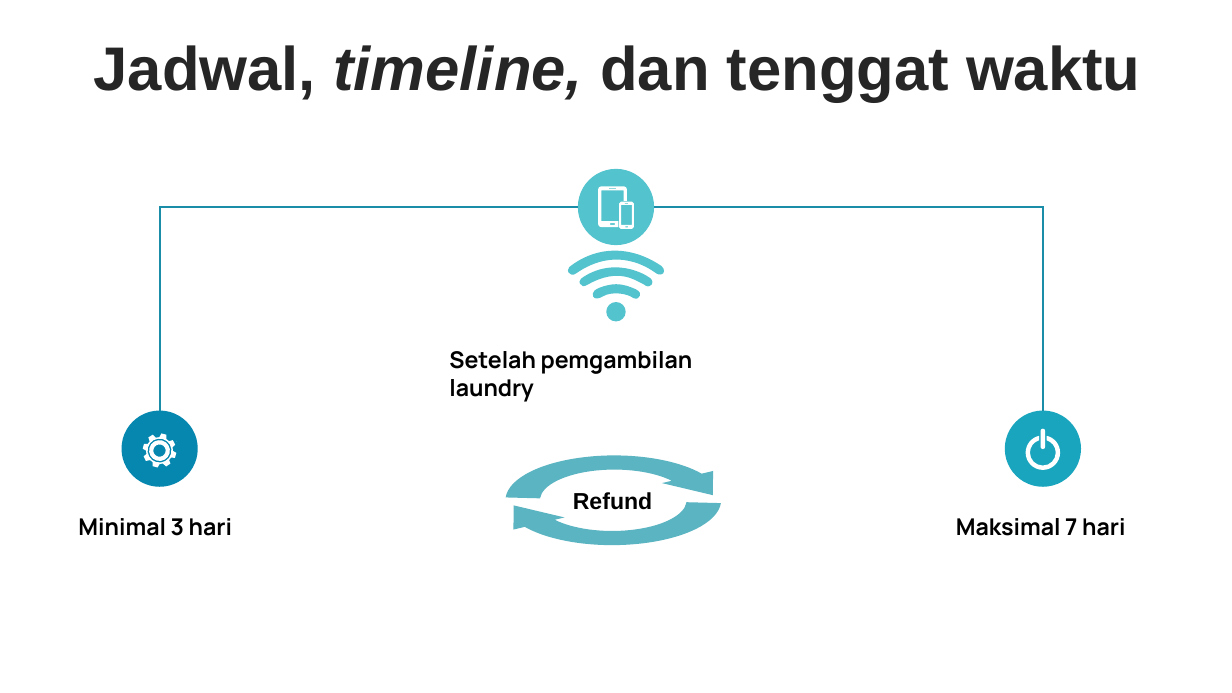
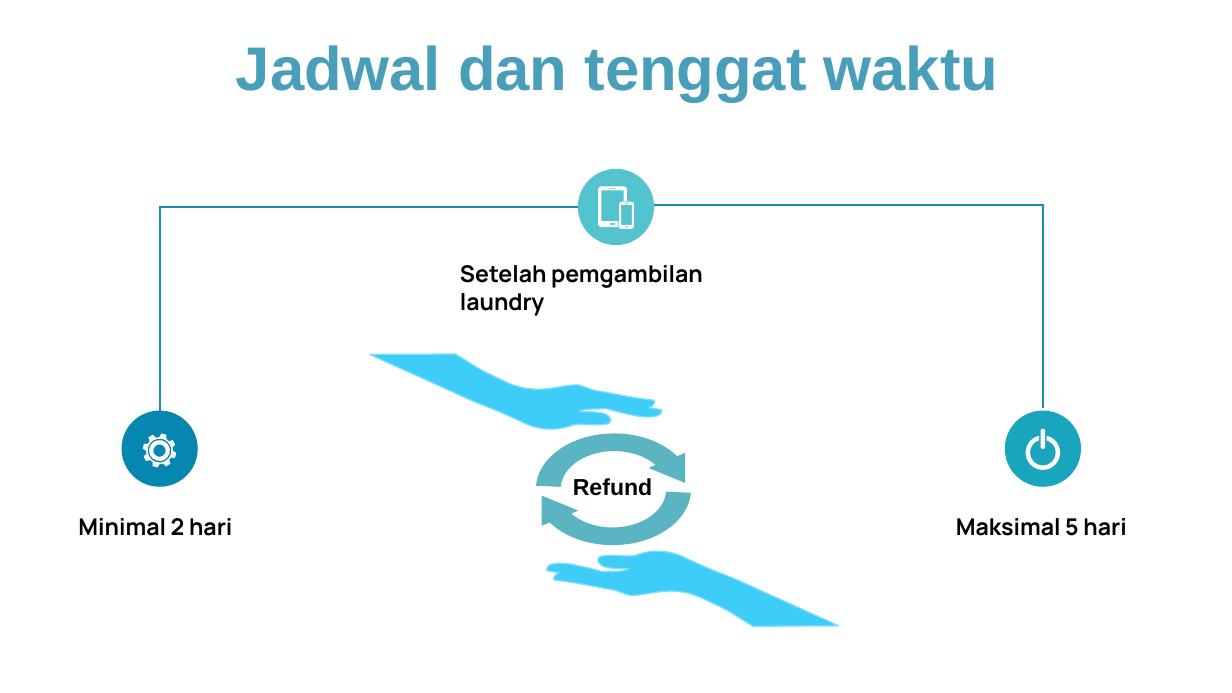
Before and after one commit to sahrul1610/Proyek1, a slide deck: slide 10 of Kelompok Proyek.pptx (slide 8 before the commit). Drawn at 1232x693 pixels with LibreOffice and Linux fonts; fonts in the diff are those of the drawing. Boxes give left, top, right and bottom in pixels: in the first picture for what was removed or moved away, otherwise in the second. Text is boxed around its words. In the diff, an @@ line names an element or a change of style, - is before the commit and + after.

```diff
--- a/Kelompok Proyek.pptx
+++ b/Kelompok Proyek.pptx
@@ text at [236,45,998,102]: text changed; text colour #262626 to gradient #57A2BD to #499EBA to #128BA7 @@
-Jadwal, timeline, dan tenggat waktu
+Jadwal dan tenggat waktu
@@ elbow line (654, 205) - (1043, 409): route changed @@
@@ text "Setelah pemgambilan laundry": place and size @@
-text "Setelah pemgambilan laundry" at [449,351,693,402]
+text "Setelah pemgambilan laundry" at [460,265,703,316]
@@ freeform shape removed at [568,250,665,322] @@
@@ freeform shape added at [370,354,662,429], fill #3FCDFA, outline #7FDEFB 1 pt @@
@@ freeform shape: place and size @@
-freeform shape at [506,456,721,545]
+freeform shape at [536,433,691,545]
@@ text "Refund": place and size @@
-text "Refund" at [573,492,652,510]
+text "Refund" at [573,478,652,496]
@@ text at [78,518,232,536]: text changed @@
-Minimal 3 hari
+Minimal 2 hari
@@ text at [956,518,1126,536]: text changed @@
-Maksimal 7 hari
+Maksimal 5 hari
@@ freeform shape added at [547,552,839,627], fill #3FCDFA, outline #7FDEFB 1 pt @@
```
Also in this commit, not shown: 5 other slides changed, 7 slides added, 5 slides removed, 1 other file.
